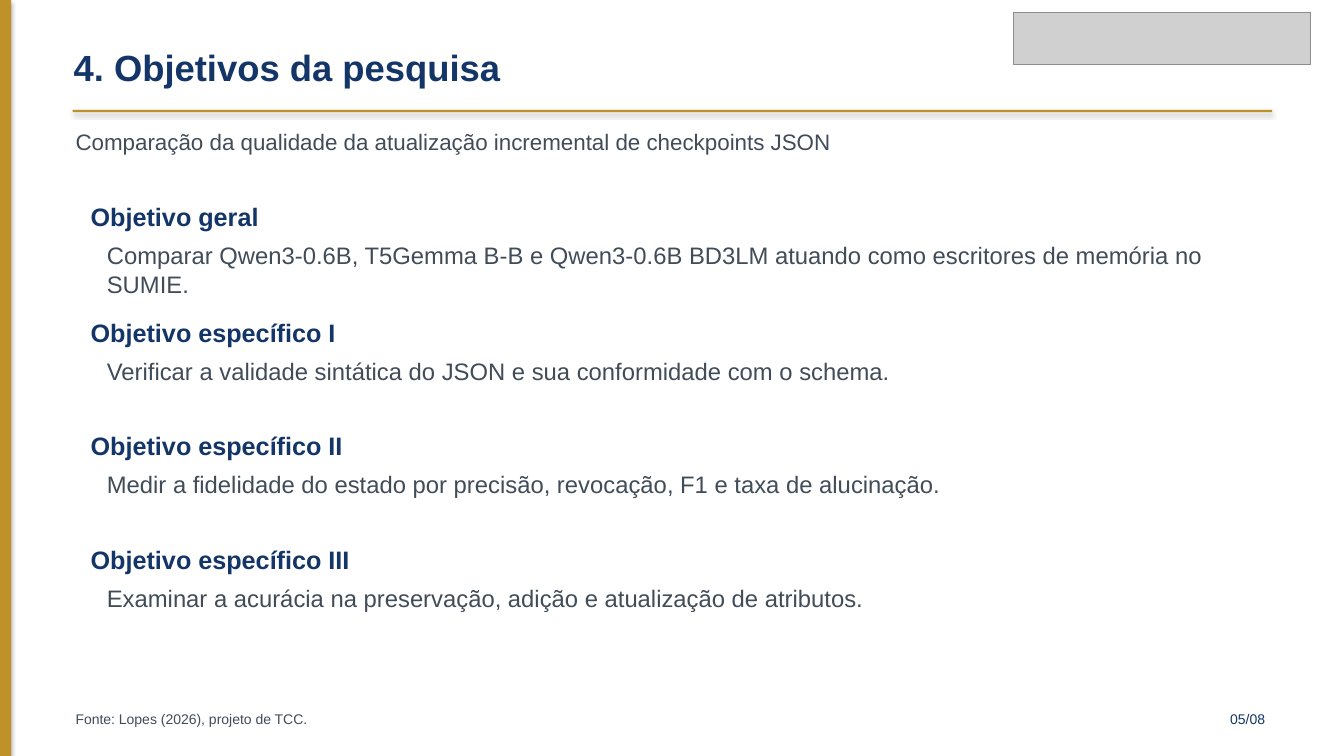
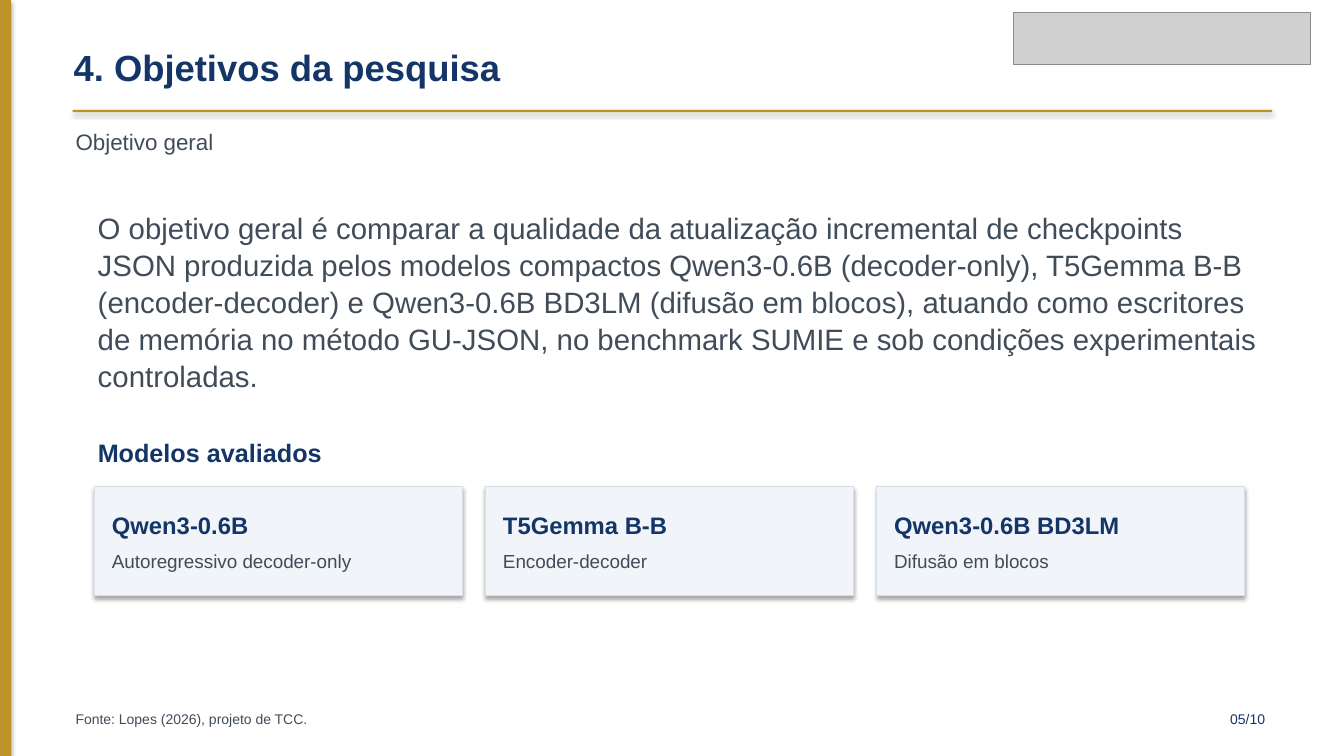
Before and after one commit to guisiq/tcc_harnes, a slide deck: slide 5 of TCC_Checkpoint_JSON_Obsidian/07_Artigo_TCC/Apresentacao_TCC_UNITINS_Academica_Quadro4.pptx. Drawn at 1344x756 pixels with LibreOffice and Linux fonts; fonts in the diff are those of the drawing; grey boxes stand for pictures. Boxes give left, top, right and bottom in pixels: in the first picture for what was removed or moved away, otherwise in the second. Text is boxed around its words. In the diff, an @@ line names an element or a change of style, - is before the commit and + after.

```diff
--- a/TCC_Checkpoint_JSON_Obsidian/07_Artigo_TCC/Apresentacao_TCC_UNITINS_Academica_Quadro4.pptx
+++ b/TCC_Checkpoint_JSON_Obsidian/07_Artigo_TCC/Apresentacao_TCC_UNITINS_Academica_Quadro4.pptx
@@ text "Objetivo geral": place and size @@
-text "Objetivo geral" at bbox=[91, 207, 258, 232]
+text "Objetivo geral" at bbox=[76, 133, 214, 155]
@@ text "Objetivo geral" at bbox=[76, 133, 214, 155]: size 18 to 16 pt, text colour #143567 to #414C59, bold off @@
@@ text removed at bbox=[76, 133, 831, 155] @@
-Comparação da qualidade da atualização incremental de checkpoints JSON
@@ text at bbox=[98, 217, 1256, 388]: text changed; size 17 to 21 pt @@
-Comparar Qwen3-0.6B, T5Gemma B-B e Qwen3-0.6B BD3LM atuando como escritores de memória no SUMIE.
+O objetivo geral é comparar a qualidade da atualização incremental de checkpoints JSON produzida pelos modelos compactos Qwen3-0.6B (decoder-only), T5Gemma B-B (encoder-decoder) e Qwen3-0.6B BD3LM (difusão em blocos), atuando como escritores de memória no método GU-JSON, no benchmark SUMIE e sob condições experimentais controladas.
@@ text removed at bbox=[91, 323, 335, 348] @@
-Objetivo específico I
@@ text removed at bbox=[107, 362, 889, 381] @@
-Verificar a validade sintática do JSON e sua conformidade com o schema.
@@ text removed at bbox=[91, 436, 342, 461] @@
-Objetivo específico II
@@ text added at bbox=[98, 443, 322, 463], 18 pt, text #143567, bold @@
+Modelos avaliados
@@ text removed at bbox=[107, 475, 940, 498] @@
-Medir a fidelidade do estado por precisão, revocação, F1 e taxa de alucinação.
@@ rectangle added at bbox=[95, 487, 463, 596], fill #F1F4F9, outline #D6DEE9 0.7 pt @@
@@ rectangle added at bbox=[486, 487, 854, 596], fill #F1F4F9, outline #D6DEE9 0.7 pt @@
@@ rectangle added at bbox=[877, 487, 1245, 596], fill #F1F4F9, outline #D6DEE9 0.7 pt @@
@@ text added at bbox=[112, 517, 248, 539], 17 pt, text #143567, bold @@
+Qwen3-0.6B
@@ text at bbox=[503, 517, 667, 535]: text changed; size 18 to 17 pt @@
-Objetivo específico III
+T5Gemma B-B
@@ text added at bbox=[894, 517, 1119, 539], 17 pt, text #143567, bold @@
+Qwen3-0.6B BD3LM
@@ text added at bbox=[112, 554, 352, 572], 13.5 pt, text #414C59 @@
+Autoregressivo decoder-only
@@ text at bbox=[503, 554, 647, 568]: text changed; size 17 to 13.5 pt @@
-Examinar a acurácia na preservação, adição e atualização de atributos.
+Encoder-decoder
@@ text added at bbox=[894, 554, 1048, 568], 13.5 pt, text #414C59 @@
+Difusão em blocos
@@ text at bbox=[1230, 714, 1265, 724]: text changed @@
-05/08
+05/10
```
Also in this commit, not shown: 6 other slides changed, 3 slides added, 1 slide removed, 4 other files.
